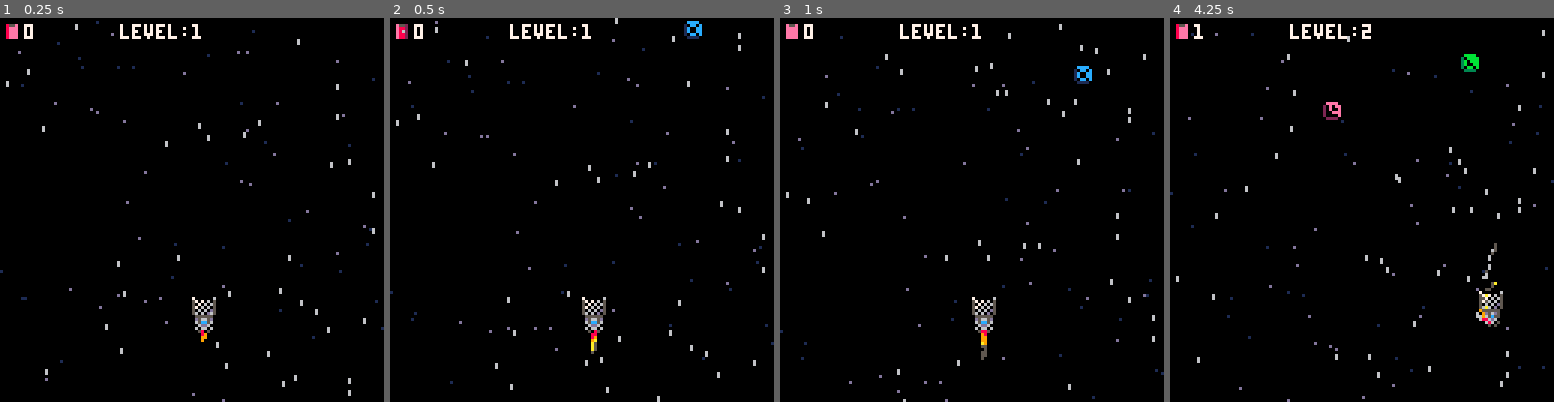
Above: before the commit, frames 1-4 (left to right).
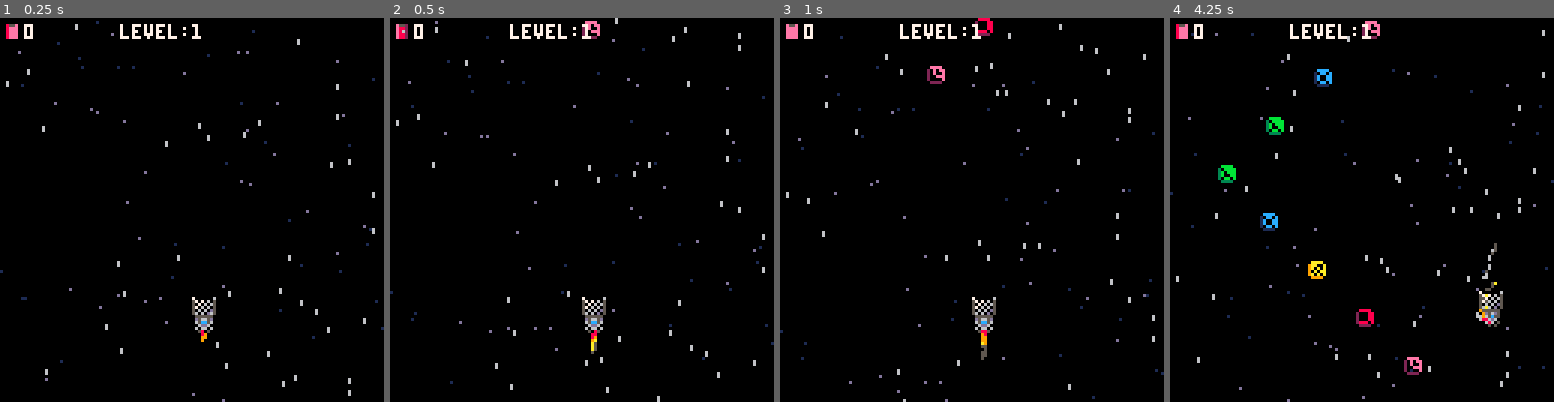
Above: after the commit, the same moments.

Repository: jacobneal65/drop-p8
Game: PICO-8 cartridge drop.p8
Two runs of this game, one before a commit and one after it. Both use one fixed random seed, a clock stepped at 60 frames per second and the inputs below.
Inputs:
- Up to frame 1 (0.25 s): no input
- Up to frame 2 (0.5 s): no input
- Up to frame 3 (1 s): no input
- Up to frame 4 (4.25 s): hold Right 1.6-2.1 s; hold Up 2.15-2.42 s; hold Right 2.47-3.03 s; hold Left 3.08-3.58 s; hold Down 3.63-3.97 s; hold Right from 4.02 s (still down)

Frame 1 is identical in both runs. In frame 2, 0.3% of the frame differs, in the area x 50-82%, y 0-6%; in frame 3, 0.4%; in frame 4, 1.5%, in the area x 6-81%, y 0-93%.

Commit message:
added zig pattern

Diff:
--- a/drop.p8
+++ b/drop.p8
@@ -1,7 +1,7 @@
 pico-8 cartridge // http://www.pico-8.com
 version 42
 __lua__
---drop game
+--space trash
 --by olivander65
 
 function _init()
@@ -19,11 +19,11 @@
 	max_dy=2
 	acc=0.2
 	vacc=0.3--vertical acc
-	fruits={}
-	f_start=16
-	f_cnt=5
-	f_itrvl=16
-	f_ybnd=128
+	trashs={}
+	t_start=16
+	t_cnt=5
+	t_itrvl=16
+	t_ybnd=128
 
 	grav=1
 	frict=0.90
@@ -48,21 +48,7 @@
 		add(ss_ani,sss+i)
 	end
 
- load_fruit()
-end
-
-function load_fruit()
-	for i=1,level do
- 	local fx=flr(rnd(110)+5)
- 	fruit={
- 		sprite=flr(rnd(f_cnt)+f_start),
- 		x=fx,
- 		bx=fx,
- 		y=i*(-f_itrvl),
- 		wv=flr(rnd(10))
- 	}
- 	add(fruits,fruit)
- end
+ load_trash()
 end
 
 function _update()
@@ -97,31 +83,7 @@
 	if (p_y > 120) p_y=120
 	if (p_y < 0) p_y=1
 
-	--fruit
-	for fruit in all(fruits) do
-		fruit.y+=grav
-		--+fruit.wv*sin(time())
-		fruit.x=fruit.bx
-		if fruit.y+4>p_y-8
-		and fruit.y+4<p_y
-		and fruit.x+4>p_x
-		and fruit.x+4<p_x+8 then
-			pt+=1
-			del(fruits,fruit)
-			sfx(1)
-		end
-
-		if fruit.y>f_ybnd then
-			del(fruits,fruit)
-			sfx(0)
-		end
-	end
-
-	--got all fruit
-	if #fruits==0 then
-		level+=1
-		load_fruit()
-	end
+	update_trash()
 
 	animatestars()
 
@@ -131,8 +93,8 @@
 	cls()
 	starfield()
  	draw_fx()
- local f_px=flr(p_x)
- local f_py=flr(p_y)
+ local t_px=flr(p_x)
+ local t_py=flr(p_y)
 	--rectfill(0,108,127,127,3)
 	spr(p_spr,p_x,p_y)--plyr
 	spr(1,p_x,p_y-8)--basket
@@ -150,15 +112,130 @@
 	else
 
 	end
-	fire(f_px+4,f_py+4,0,0.5,1,10,f1c)
-	--fruit
-	for fruit in all(fruits) do
-		spr(fruit.sprite,fruit.x,fruit.y)
+	fire(t_px+4,t_py+4,0,0.5,1,10,f1c)
+
+	--trash
+	for trash in all(trashs) do
+		spr(trash.sprite,trash.x,trash.y)
 	end
 
 	spr(get_frame(ss_ani,2),0,0)
 	print(pt,8,2,7)
 	print("level:"..level,40,2,7)
+end
+-->8
+--trash
+
+--patterns
+--1=wave r
+--2=wave l
+function load_trash()
+
+	l_patrn={1,2}
+	l_amnt={10,10,10,10,10}
+	l_dir={-1,1}
+
+
+	for i=1,l_amnt[level] do
+		--starting x
+ 	local sx=t_x_start(i)--flr(rnd(110)+5)
+ 	trash={
+ 		sprite=flr(rnd(t_cnt)+t_start),
+ 		x=sx,
+ 		bx=sx,--base x
+ 		y=i*(-t_itrvl),
+ 	}
+ 	add(trashs,trash)
+ end
+end
+
+function update_trash()
+	for trash in all(trashs) do
+		trash.y+=grav
+		trash.x=trash_pattern(trash)
+		--trash captured
+		if trash.y+4>p_y-8
+		and trash.y+4<p_y
+		and trash.x+4>p_x
+		and trash.x+4<p_x+8 then
+			pt+=1
+			del(trashs,trash)
+			sfx(1)
+		end
+
+		if trash.y>t_ybnd then
+			del(trashs,trash)
+			sfx(0)
+		end
+	end
+
+	--got all trash
+	if #trashs==0 then
+		level+=1
+		load_trash()
+	end
+end
+
+function t_x_start(i)
+
+ if l_patrn[level]==1 then
+ 	return 64
+ end
+ --start in middle area
+ --flr(rnd(48)+40)
+ return 64
+end
+
+function trash_pattern(_t)
+	local _y,_x=_t.y,_t.x
+	if level==1 or level==2 then
+		return zig_pattern(_x,_y)
+	end
+end
+
+function zig_pattern(_x,_y)
+	if _y >= 0 and _y < 50 then
+		_x+=l_dir[level]
+	elseif _y >=50 then
+		_x-=l_dir[level]
+	end
+	return _x
+end
+-->8
+--starfield
+function starfield()
+	for i=1,#starx do
+		local scol=6
+
+		if starspd[i] < 1 then
+			scol=1
+		elseif starspd[i] < 1.5 then
+			scol=13
+		end
+
+		if starspd[i] <= 1.5 then
+			pset(starx[i],stary[i],scol)
+			else
+			line(starx[i],stary[i],starx[i],stary[i]+1,scol)
+		end
+
+	end
+end
+
+function animatestars()
+	for i=1,#stary do
+		local sy=stary[i]
+		sy+=starspd[i]
+		if sy>128 then
+			sy-=128
+		end
+		stary[i]=sy
+	end
+end
+-->8
+--tools
+function get_frame(ani,spd)
+ return ani[flr(t/spd)%#ani+1]
 end
 -->8
 --particles
@@ -243,42 +320,6 @@
 end
 
 
--->8
---starfield
-function starfield()
-	for i=1,#starx do
-		local scol=6
-
-		if starspd[i] < 1 then
-			scol=1
-		elseif starspd[i] < 1.5 then
-			scol=13
-		end
-
-		if starspd[i] <= 1.5 then
-			pset(starx[i],stary[i],scol)
-			else
-			line(starx[i],stary[i],starx[i],stary[i]+1,scol)
-		end
-
-	end
-end
-
-function animatestars()
-	for i=1,#stary do
-		local sy=stary[i]
-		sy+=starspd[i]
-		if sy>128 then
-			sy-=128
-		end
-		stary[i]=sy
-	end
-end
--->8
---tools
-function get_frame(ani,spd)
- return ani[flr(t/spd)%#ani+1]
-end
 __gfx__
 00000000000000000d5665d005d65d0000d56d50000000000000000000000000000000000d0000d0000000000000000000000000000000000000000000000000
 0000000070000006065cc560055c56000065c5500000000000000000000000000000000005600650000000000000000000000000000000000000000000000000
